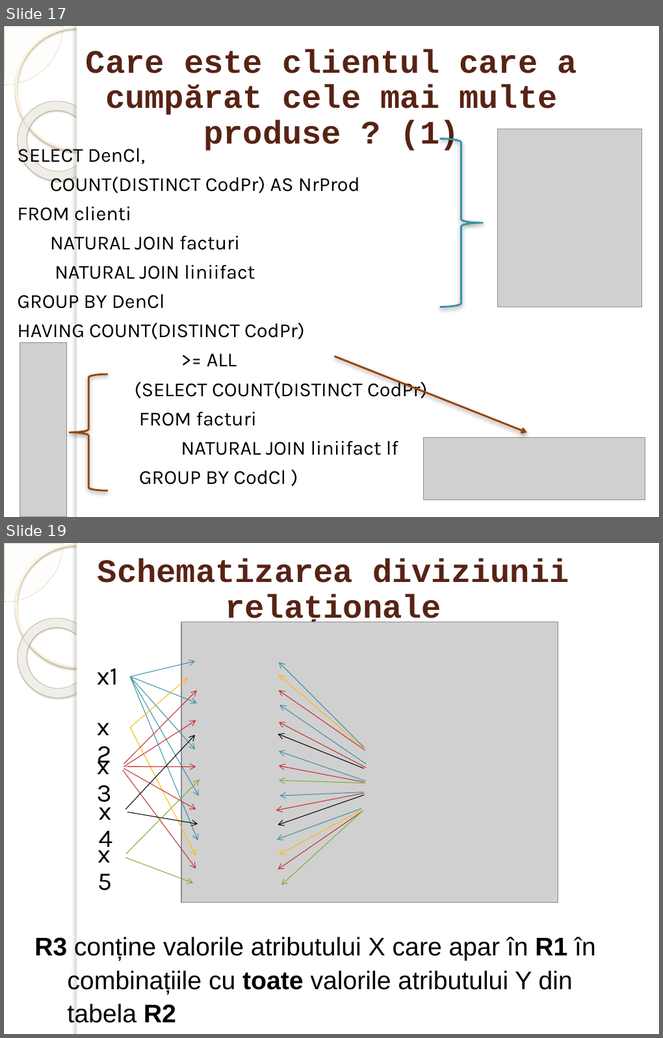
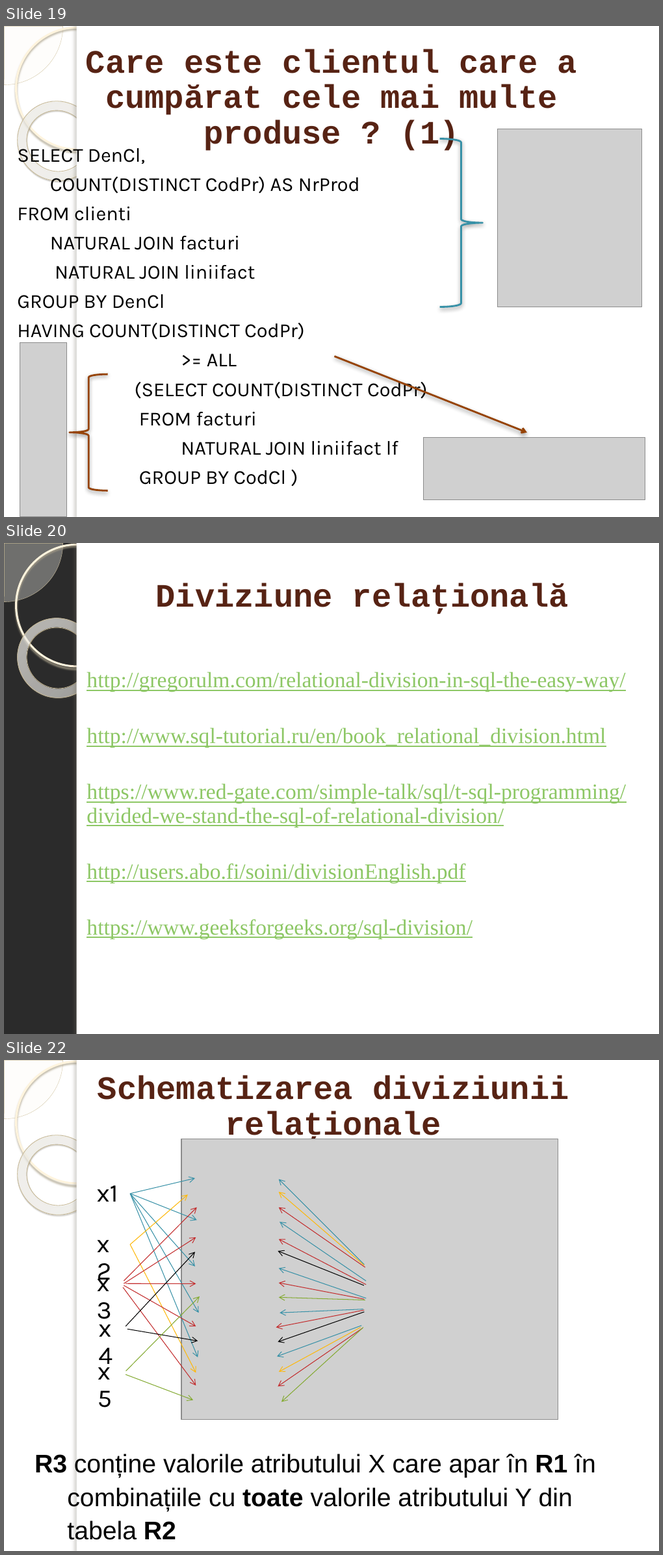
Before and after one commit to marinfotache/Baze-de-date-I, a slide deck: 14-18_SQL Interogari avansate/15_SQL6_SELECT_Subconsultari_WHERE_HAVING.pptx. Shown one above the other, each under a label of ours: slides 17 and 19 before the commit, slides 19, 20 and 22 after it; the slides between them are not shown. The pictures are 663x1038 and 663x1555 pixels, drawn with LibreOffice and Linux fonts; fonts in the diff are those of the drawing; grey boxes stand for pictures; background and template pictures are left out; a plain dark background stands for a picture behind light text. Boxes give left, top, right and bottom in pixels: in the first picture for what was removed or moved away, otherwise in the second. Text is boxed around its words. In the diff, an @@ line names an element or a change of style, - is before the commit and + after.

```diff
--- a/14-18_SQL Interogari avansate/15_SQL6_SELECT_Subconsultari_WHERE_HAVING.pptx
+++ b/14-18_SQL Interogari avansate/15_SQL6_SELECT_Subconsultari_WHERE_HAVING.pptx
@@ slide 20 added at (4, 543, 659, 1034), background picture (left out); not listed: 5 template elements that a slide beside it also shows @@
@@ title added at (156, 583, 569, 614), 36 pt, text #572314, bold @@
+Diviziune relaţională
@@ text added at (87, 672, 626, 939), 24 pt, text #8DC765, underline @@
+http://gregorulm.com/relational-division-in-sql-the-easy-way/
+http://www.sql-tutorial.ru/en/book_relational_division.html
+https://www.red-gate.com/simple-talk/sql/t-sql-programming/divided-we-stand-the-sql-of-relational-division/
+http://users.abo.fi/soini/divisionEnglish.pdf
+https://www.geeksforgeeks.org/sql-division/
@@ what was slide 17 is now slide 19 @@
@@ what was slide 19 is now slide 22 @@
```
Also in this commit, not shown: 4 slides changed, 2 other slides added.
